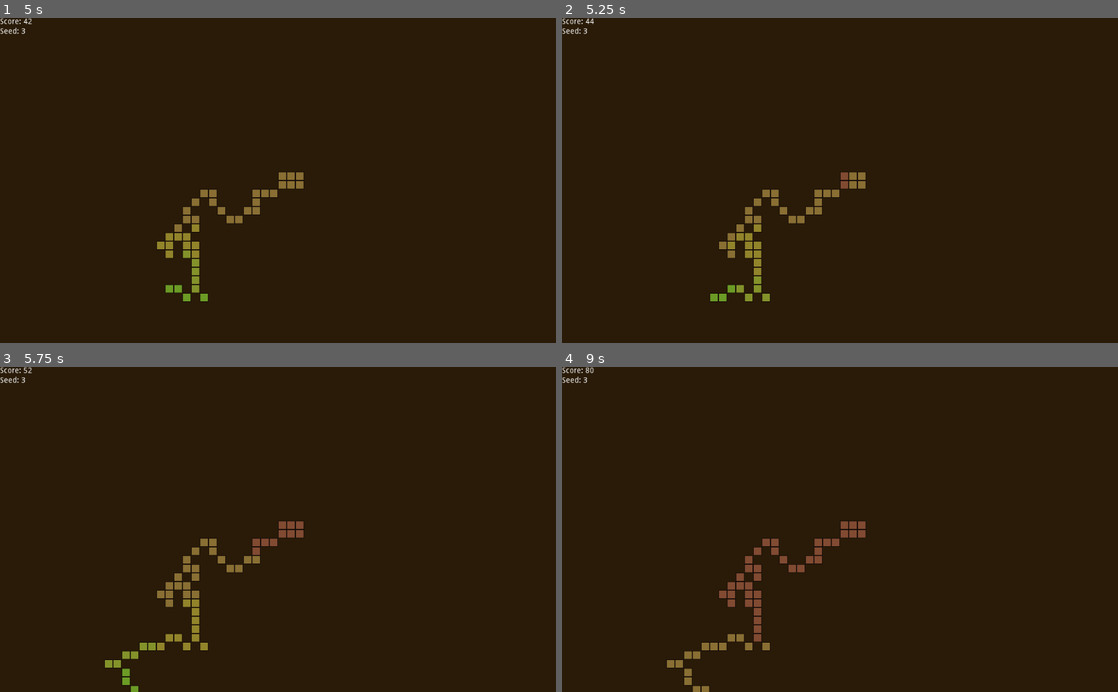
Above: before the commit, frames 1-4 (two rows, left to right).
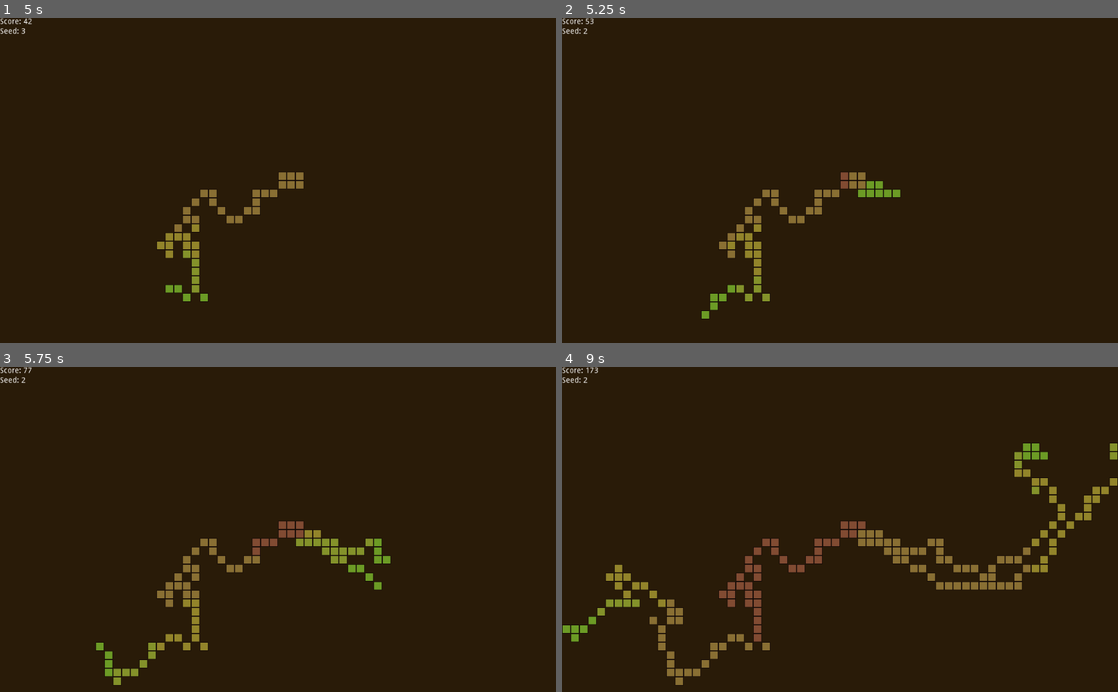
Above: after the commit, the same moments.

Repository: isterkvarn/rootwork
Game: Godot game, scene res://main.tscn
The game is run twice, just before and just after one commit, with the same random seed, the same clock (stepped at 60 frames per second) and the same inputs.
Inputs (mouse positions are in pixels of both pictures, inside the frame that each line leads up to):
- Up to frame 1 (5 s): tap Enter at 0.5, 3.5 s; move the mouse to (400, 164) at 0.52 s; press the mouse at (400, 164) at 0.53 s; tap Space at 0.77, 1.52, 2, 3.02, 3.77, 4.52 s; move the mouse to (166, 196) at 1.27 s; release the mouse at (166, 196) at 1.28 s; hold S 1.28-2.03 s; click (166, 196) at 1.35 s; move the mouse to (333, 109) at 2.02 s; press the mouse at (333, 109) at 2.03 s; tap L at 2.1, 4.35 s; move the mouse to (250, 245) at 2.77 s; release the mouse at (250, 245) at 2.78 s; click (250, 245) at 2.85 s; move the mouse to (444, 229) at 3.52 s; press the mouse at (444, 229) at 3.53 s; hold S from 3.53 s (still down); move the mouse to (111, 131) at 4.27 s; release the mouse at (111, 131) at 4.28 s; click (111, 131) at 4.55 s
- Up to frame 2 (5.25 s): keep holding S; tap Space at 5 s; move the mouse to (867, 180) at 5.02 s; press the mouse at (867, 180) at 5.03 s
- Up to frame 3 (5.75 s): keep holding S
- Up to frame 4 (9 s): move the mouse to (756, 448) at 5.77 s; release S at 5.78 s; release the mouse at (756, 448) at 5.78 s; click (756, 448) at 5.85 s; tap Space at 6.02, 6.77, 7.52, 8 s; tap Enter at 6.5 s; move the mouse to (962, 513) at 6.52 s; press the mouse at (962, 513) at 6.53 s; tap L at 6.6, 8.85 s; move the mouse to (728, 545) at 7.27 s; release the mouse at (728, 545) at 7.28 s; click (728, 545) at 7.35 s; move the mouse to (895, 458) at 8.02 s; press the mouse at (895, 458) at 8.03 s; hold S from 8.03 s (still down); move the mouse to (812, 594) at 8.77 s; release the mouse at (812, 594) at 8.78 s

Frame 1 is identical in both runs. In frame 2, 0.3% of the frame differs, in the area x 3-61%, y 0-93%; in frame 3, 1.2%; in frame 4, 4.1%, in the area x 0-100%, y 0-100%.

Commit message:
can now place while running

Diff:
--- a/Placer.gd
+++ b/Placer.gd
@@ -13,7 +13,7 @@
 func _process(delta):
 
 	# Wait for player input to place cells
-	if Input.is_action_pressed("place") and roots_in_inv > 0 and not iterate:
+	if Input.is_action_pressed("place") and roots_in_inv > 0:
 		var mouse_pos = grid.world_to_map(get_global_mouse_position())
 		if grid.get_num_of_neighbours(mouse_pos) > 0:
 			var did_place : bool = grid.place_root(mouse_pos)
